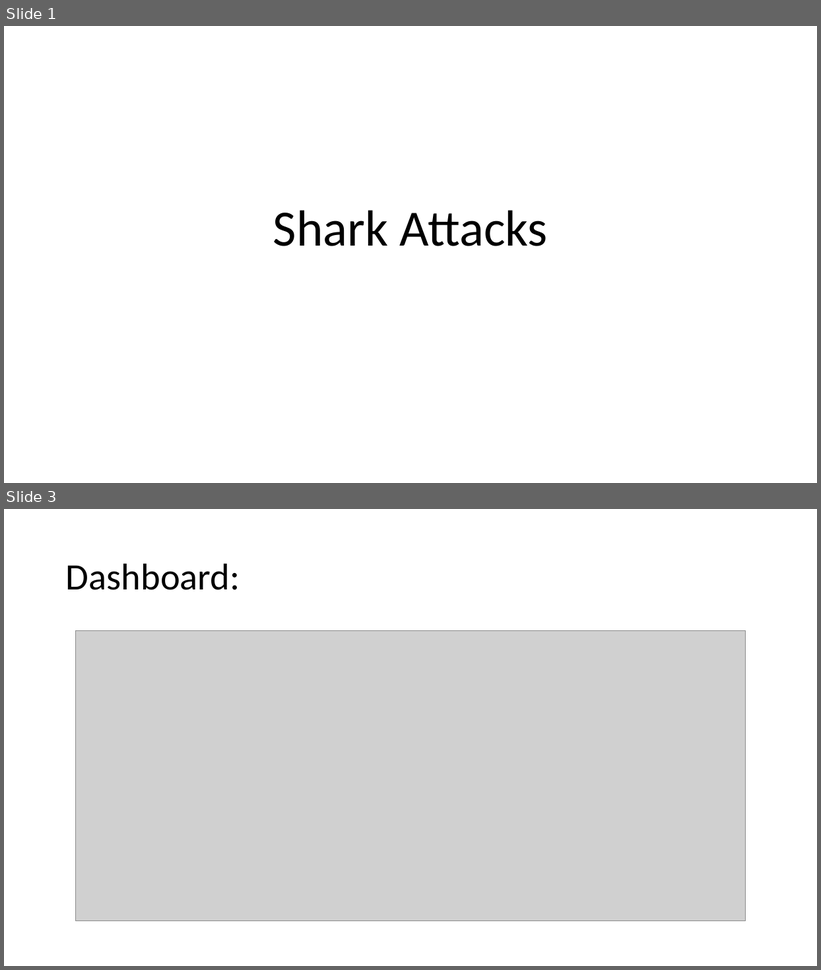
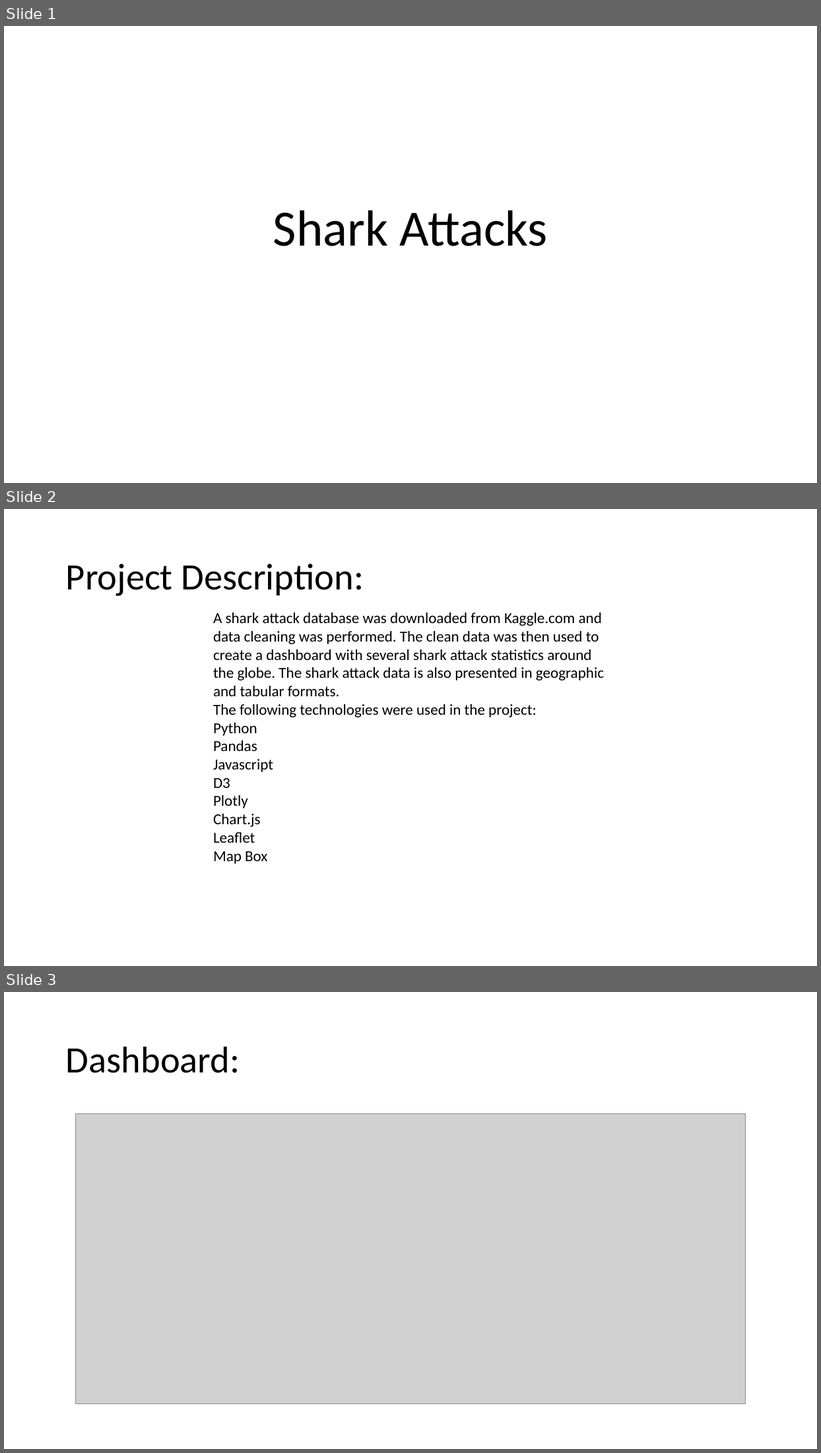
Before and after one commit to ElizaDeBarros/Project-2-Repo, a slide deck: Shark Attacks.pptx. Shown one above the other, each under a label of ours: slides 1 and 3 before the commit, slides 1, 2 and 3 after it; the slides between them are not shown. The pictures are 821x970 and 821x1453 pixels, drawn with LibreOffice and Linux fonts; fonts in the diff are those of the drawing; grey boxes stand for pictures. Boxes give left, top, right and bottom in pixels: in the first picture for what was removed or moved away, otherwise in the second. Text is boxed around its words. In the diff, an @@ line names an element or a change of style, - is before the commit and + after.

Commit message:
for presentation

```diff
--- a/Shark Attacks.pptx
+++ b/Shark Attacks.pptx
@@ slide 2 added at box(4, 509, 817, 966), background #FFFFFF @@
@@ title added at box(66, 564, 364, 596), 44 pt, text #000000 @@
+Project Description:
@@ text added at box(213, 613, 604, 864), 18 pt, text #000000 @@
+A shark attack database was downloaded from Kaggle.com and data cleaning was performed. The clean data was then used to create a dashboard with several shark attack statistics around the globe. The shark attack data is also presented in geographic and tabular formats.
+The following technologies were used in the project:
+Python
+Pandas
+Javascript
+D3
+Plotly
+Chart.js
+Leaflet
+Map Box
```
Also in this commit, not shown: 1 slide removed, 3 other files.
